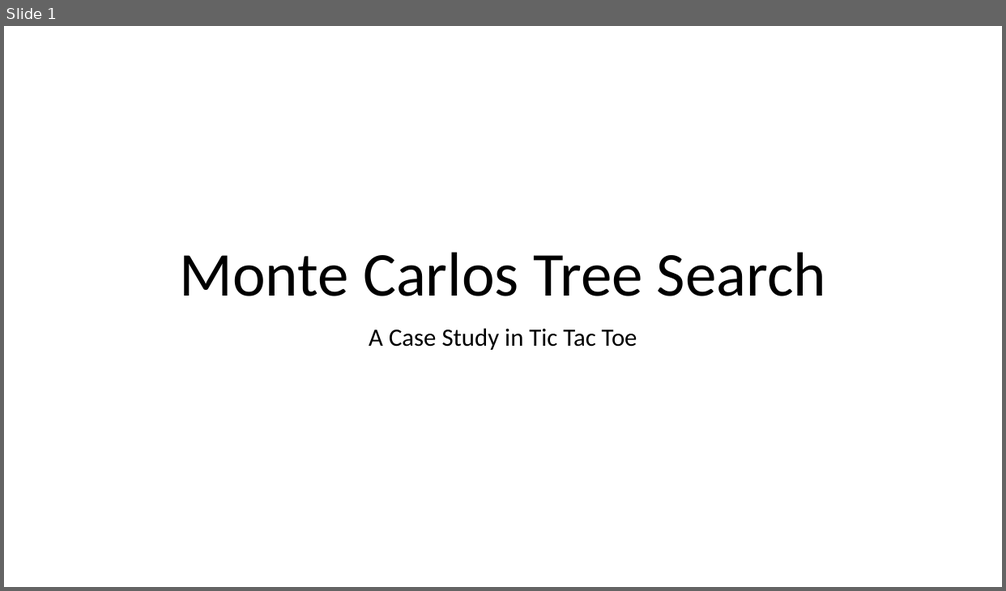
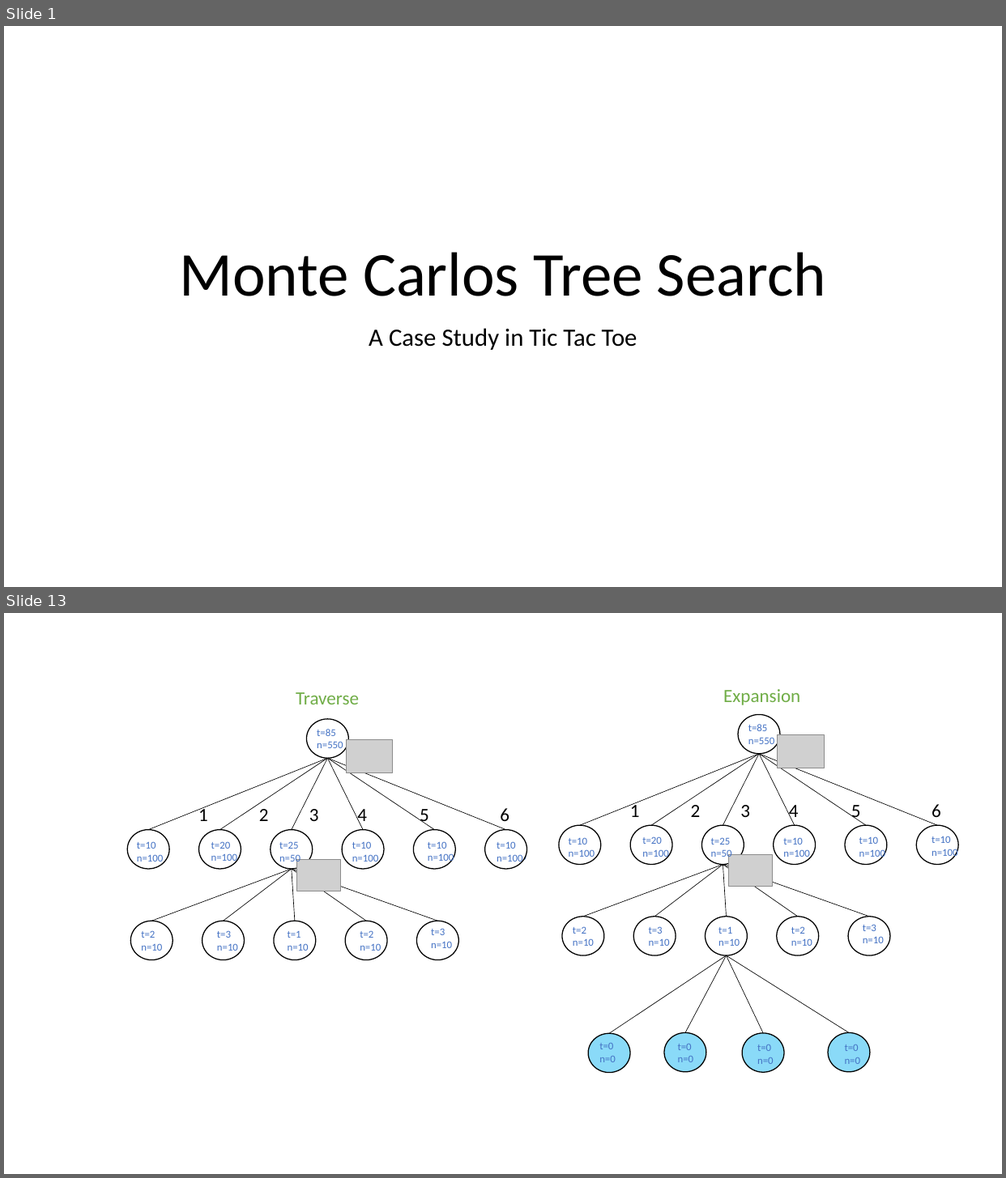
Before and after one commit to rojas70/MAEG-3080-project, a slide deck: ppt/MCTS.pptx. Shown one above the other, each under a label of ours: slide 1 before the commit, slides 1 and 13 after it; the slides between them are not shown. The pictures are 1006x591 and 1006x1178 pixels, drawn with LibreOffice and Linux fonts; fonts in the diff are those of the drawing; grey boxes stand for pictures. Boxes give left, top, right and bottom in pixels: in the first picture for what was removed or moved away, otherwise in the second. Text is boxed around its words. In the diff, an @@ line names an element or a change of style, - is before the commit and + after.

```diff
--- a/ppt/MCTS.pptx
+++ b/ppt/MCTS.pptx
@@ slide 13 added at box(4, 613, 1002, 1174), background #FFFFFF @@
@@ text added at box(296, 692, 359, 705), 18 pt, text #70AD47 @@
+Traverse
@@ text added at box(723, 689, 800, 705), 18 pt, text #70AD47 @@
+Expansion
@@ group added at box(127, 719, 527, 960): 17 texts, 12 ellipses, 11 lines, 2 pictures @@
+1
+2
+3
+4
+5
+6
+t=10
+n=100
+t=20
+n=100
+t=25
+n=50
+t=10
+n=100
+t=10
+n=100
+t=2
+n=10
+t=3
+n=10
+t=1
+n=10
+t=2
+n=10
+t=3
+n=10
+t=85
+n=550
@@ text added at box(496, 841, 526, 863), 10 pt, text #4472C4 @@
+t=10
+n=100
@@ text added at box(496, 841, 523, 865), 10 pt, text #4472C4 @@
+t=10
+n=100
@@ group added at box(559, 715, 958, 1072): 22 texts, 16 ellipses, 15 lines, 2 pictures @@
+1
+2
+3
+4
+5
+6
+t=10
+n=100
+t=20
+n=100
+t=25
+n=50
+t=10
+n=100
+t=10
+n=100
+t=10
+n=100
+t=2
+n=10
+t=3
+n=10
+t=1
+n=10
+t=2
+n=10
+t=3
+n=10
+t=85
+n=550
+t=0
+n=0
+t=0
+n=0
+t=0
+n=0
+t=0
+n=0
```
Also in this commit, not shown: 2 slides changed, 10 other slides added, 7 other files.
